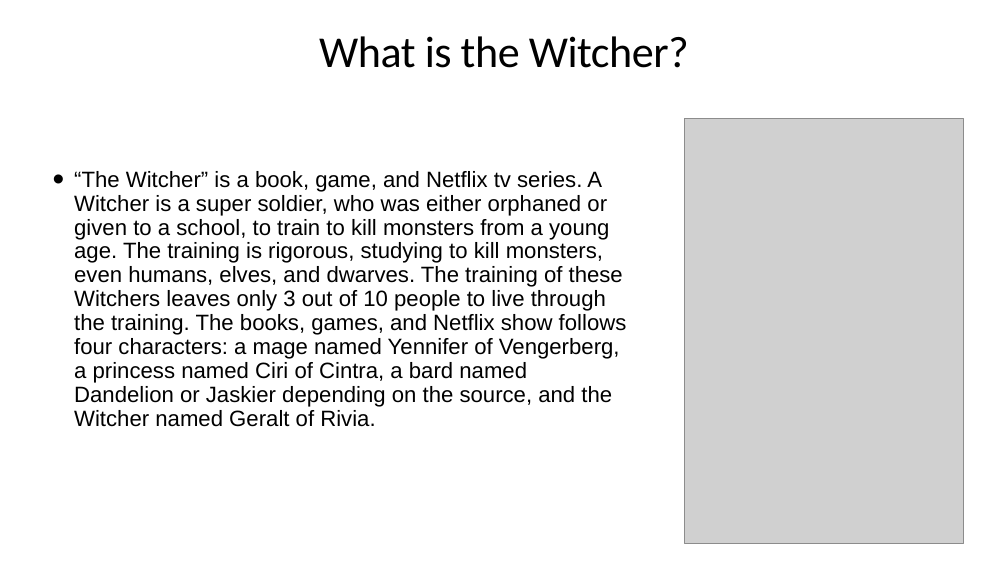
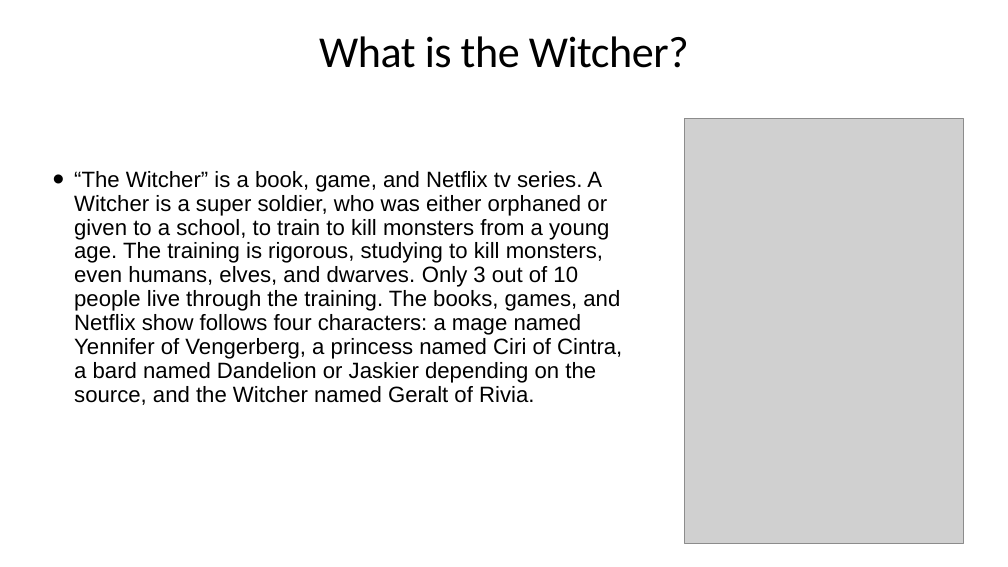
Before and after one commit to Jake-guerrero/The-Witcher, a slide deck: slide 2 of The witcher.pptx. Drawn at 1008x567 pixels with LibreOffice and Linux fonts; fonts in the diff are those of the drawing; grey boxes stand for pictures. Boxes give left, top, right and bottom in pixels: in the first picture for what was removed or moved away, otherwise in the second. Text is boxed around its words. In the diff, an @@ line names an element or a change of style, - is before the commit and + after.

```diff
--- a/The witcher.pptx
+++ b/The witcher.pptx
@@ text at (74,171,622,405): text changed @@
-• “The Witcher” is a book, game, and Netflix tv series. A Witcher is a super soldier, who was either orphaned or given to a school, to train to kill monsters from a young age. The training is rigorous, studying to kill monsters, even humans, elves, and dwarves. The training of these Witchers leaves only 3 out of 10 people to live through the training. The books, games, and Netflix show follows four characters: a mage named Yennifer of Vengerberg, a princess named Ciri of Cintra, a bard named Dandelion or Jaskier depending on the source, and the Witcher named Geralt of Rivia.
+• “The Witcher” is a book, game, and Netflix tv series. A Witcher is a super soldier, who was either orphaned or given to a school, to train to kill monsters from a young age. The training is rigorous, studying to kill monsters, even humans, elves, and dwarves. Only 3 out of 10 people live through the training. The books, games, and Netflix show follows four characters: a mage named Yennifer of Vengerberg, a princess named Ciri of Cintra, a bard named Dandelion or Jaskier depending on the source, and the Witcher named Geralt of Rivia.
```
Also in this commit, not shown: 3 other slides changed, 1 other file.
